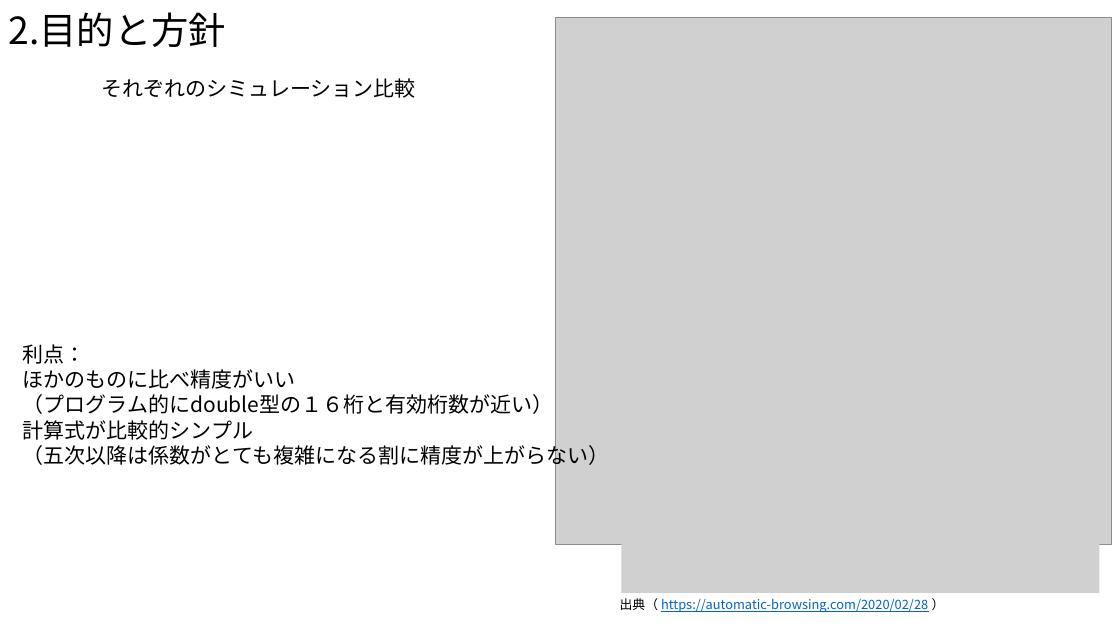
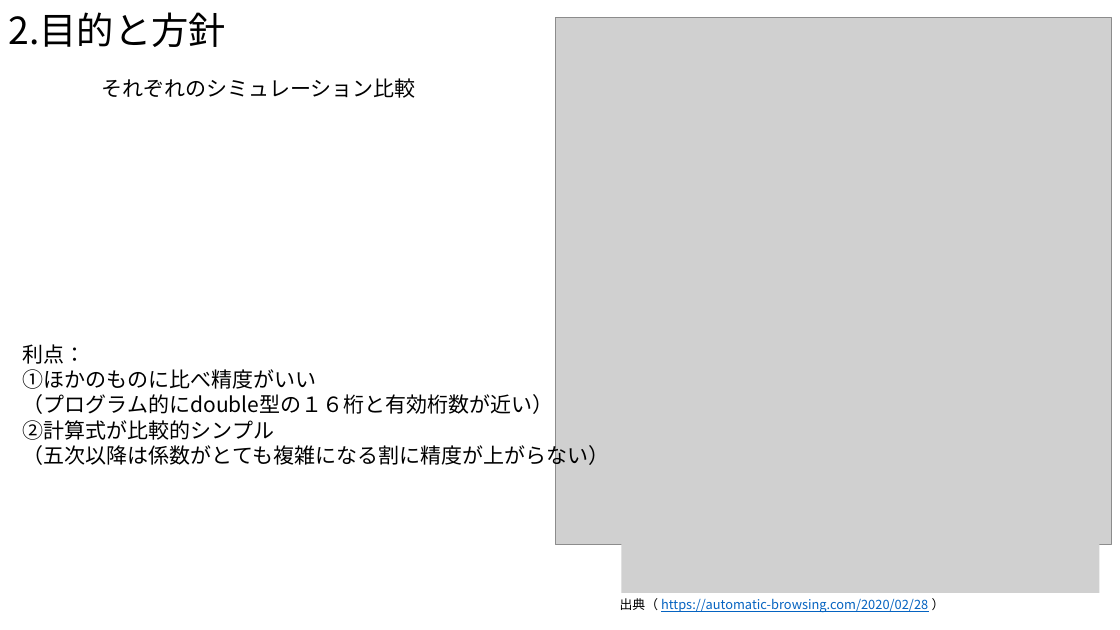
Before and after one commit to Takeuchi-yuya/Ksimulation, a slide deck: slide 8 of docs/中間発表.pptx. Drawn at 1120x630 pixels with LibreOffice and Linux fonts; fonts in the diff are those of the drawing; grey boxes stand for pictures. Boxes give left, top, right and bottom in pixels: in the first picture for what was removed or moved away, otherwise in the second. Text is boxed around its words. In the diff, an @@ line names an element or a change of style, - is before the commit and + after.

```diff
--- a/docs/中間発表.pptx
+++ b/docs/中間発表.pptx
@@ text at box(23, 369, 317, 389): text changed @@
-ほかのものに比べ精度がいい
+①ほかのものに比べ精度がいい
@@ text at box(23, 420, 274, 440): text changed @@
-計算式が比較的シンプル
+②計算式が比較的シンプル
```
Also in this commit, not shown: 9 other slides changed, 1 slide removed, 1 other file.
